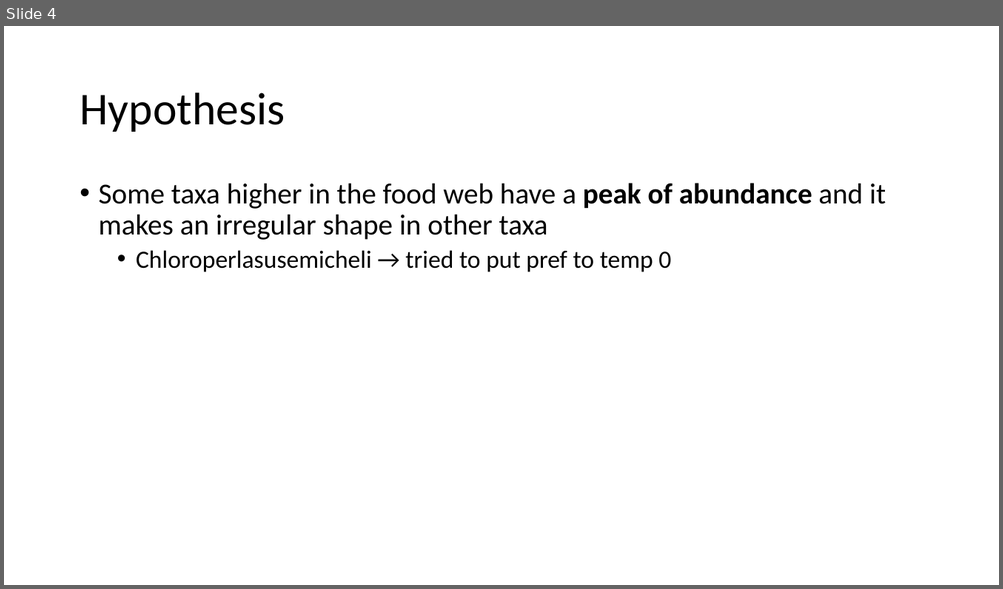
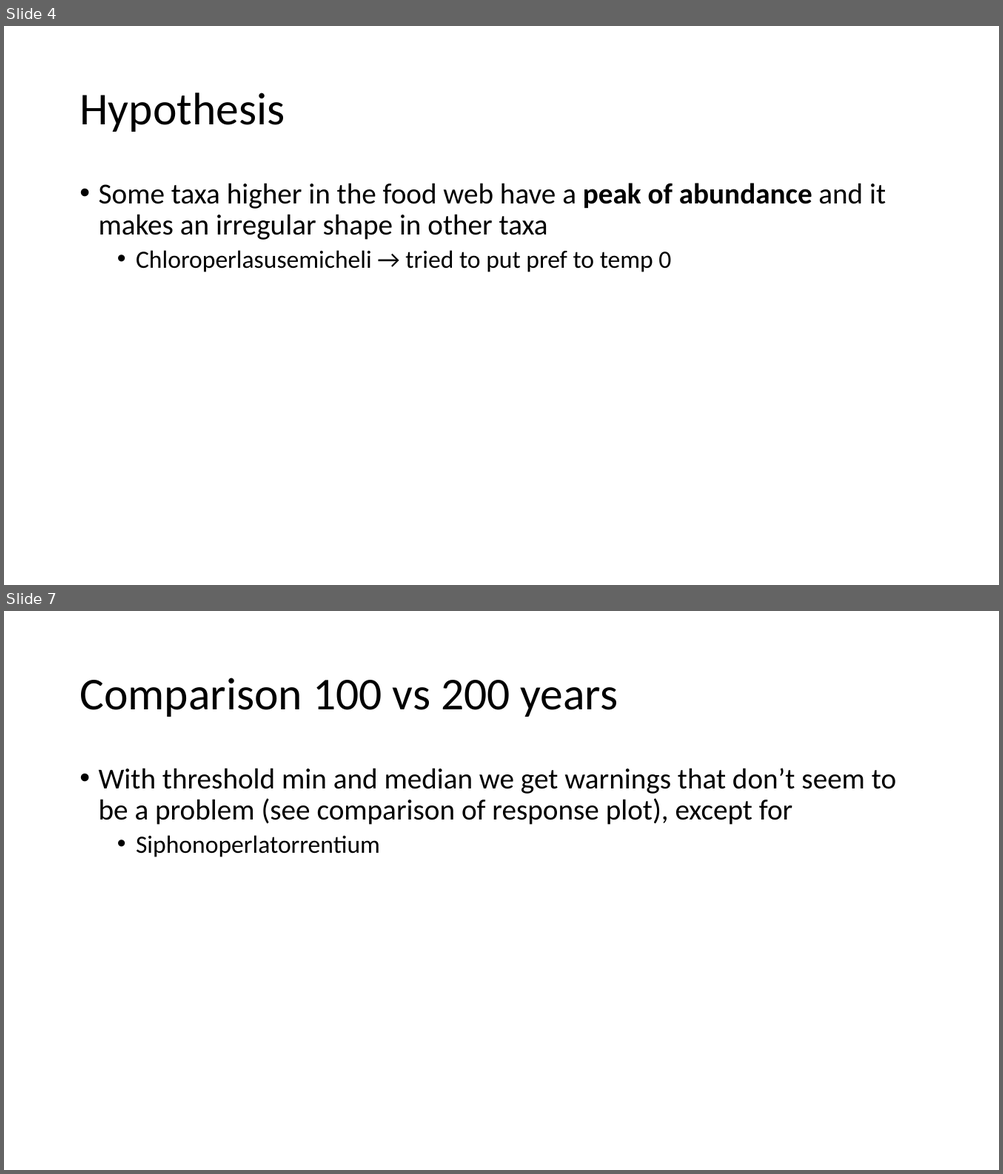
Before and after one commit to emmachollet/ArtificialData_Streambugs_SDMs, a slide deck: C1_documentation/problems_ice.pptx. Shown one above the other, each under a label of ours: slide 4 before the commit, slides 4 and 7 after it; the slides between them are not shown. The pictures are 1003x589 and 1003x1174 pixels, drawn with LibreOffice and Linux fonts; fonts in the diff are those of the drawing. Boxes give left, top, right and bottom in pixels: in the first picture for what was removed or moved away, otherwise in the second. Text is boxed around its words. In the diff, an @@ line names an element or a change of style, - is before the commit and + after.

```diff
--- a/C1_documentation/problems_ice.pptx
+++ b/C1_documentation/problems_ice.pptx
@@ slide 7 added at (x1=4, y1=611, x2=999, y2=1170), background #FFFFFF @@
@@ title added at (x1=79, y1=678, x2=618, y2=717), 44 pt, text #000000 @@
+Comparison 100 vs 200 years
@@ text added at (x1=99, y1=768, x2=896, y2=857), 28 pt, text #000000 @@
+• With threshold min and median we get warnings that don’t seem to be a problem (see comparison of response plot), except for
+  • Siphonoperlatorrentium
```
Also in this commit, not shown: 2 slides changed, 4 other slides added, 9 other files.
